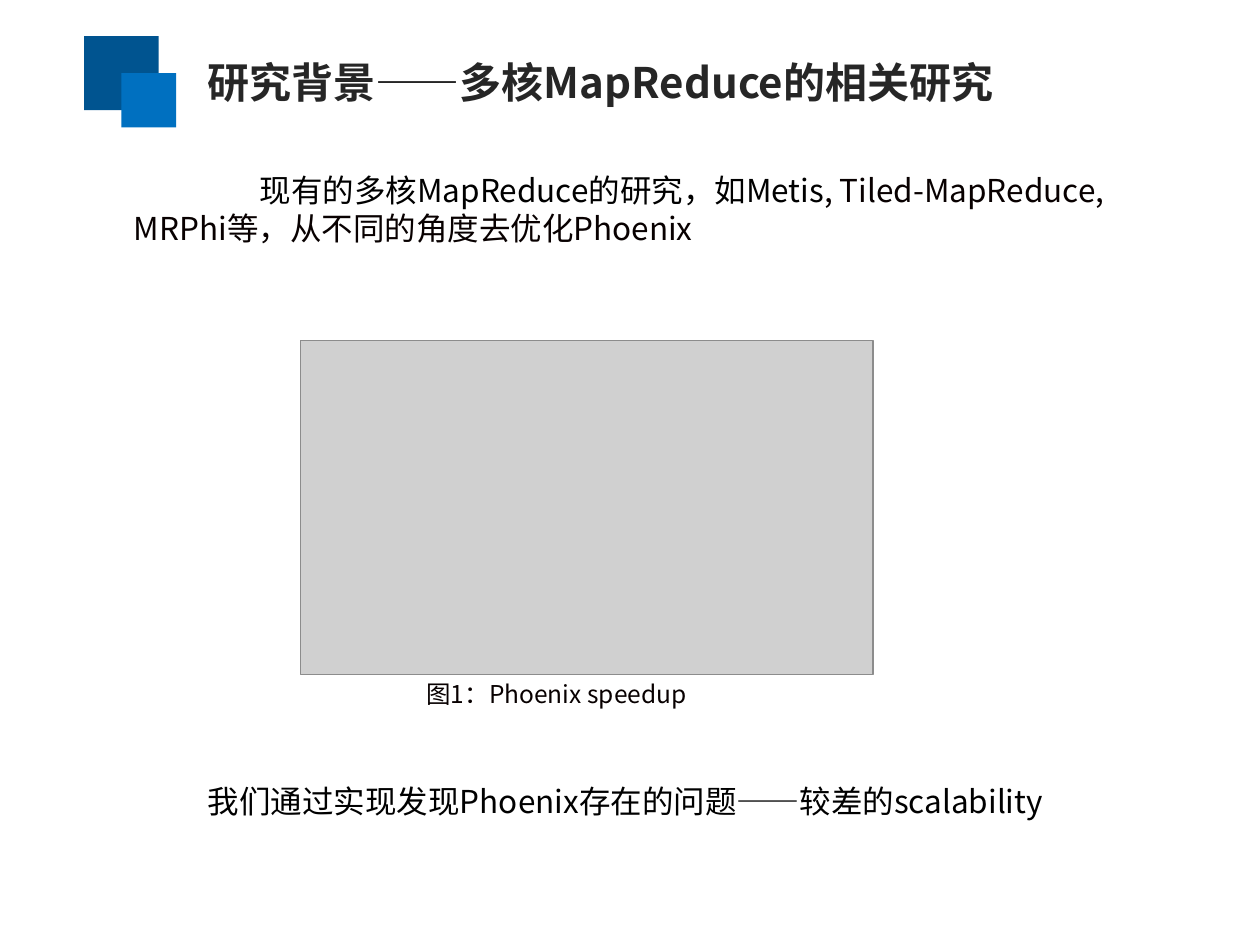
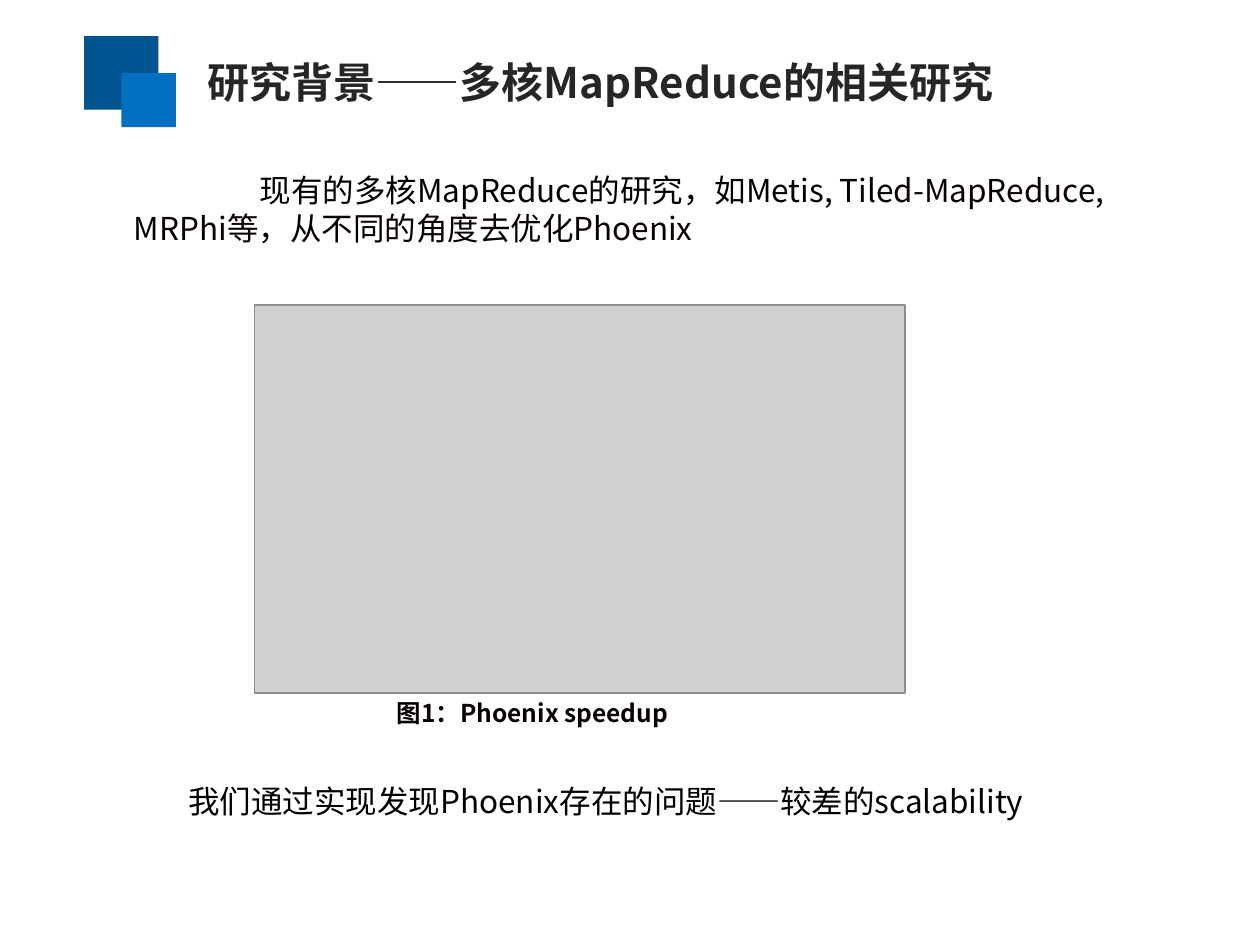
Before and after one commit to yufenyu/work, a slide deck: slide 4 of dmr_paper/paper/chinaSys-2016.ppt. Drawn at 1260x945 pixels with LibreOffice and Linux fonts; fonts in the diff are those of the drawing; grey boxes stand for pictures. Boxes give left, top, right and bottom in pixels: in the first picture for what was removed or moved away, otherwise in the second. Text is boxed around its words. In the diff, an @@ line names an element or a change of style, - is before the commit and + after.

```diff
--- a/dmr_paper/paper/chinaSys-2016.ppt
+++ b/dmr_paper/paper/chinaSys-2016.ppt
@@ picture: place and size @@
-picture at bbox=[301, 340, 873, 674]
+picture at bbox=[255, 305, 906, 693]
@@ text "图1：Phoenix speedup": place and size @@
-text "图1：Phoenix speedup" at bbox=[426, 683, 686, 709]
+text "图1：Phoenix speedup" at bbox=[397, 702, 668, 728]
@@ text "图1：Phoenix speedup" at bbox=[397, 702, 668, 728]: bold on @@
@@ text "我们通过实现发现Phoenix存在的问题——较差的scalability": place and size @@
-text "我们通过实现发现Phoenix存在的问题——较差的scalability" at bbox=[208, 786, 1043, 821]
+text "我们通过实现发现Phoenix存在的问题——较差的scalability" at bbox=[188, 786, 1023, 821]
```
Also in this commit, not shown: 4 other slides changed, 2 slides added, 2 other files.
